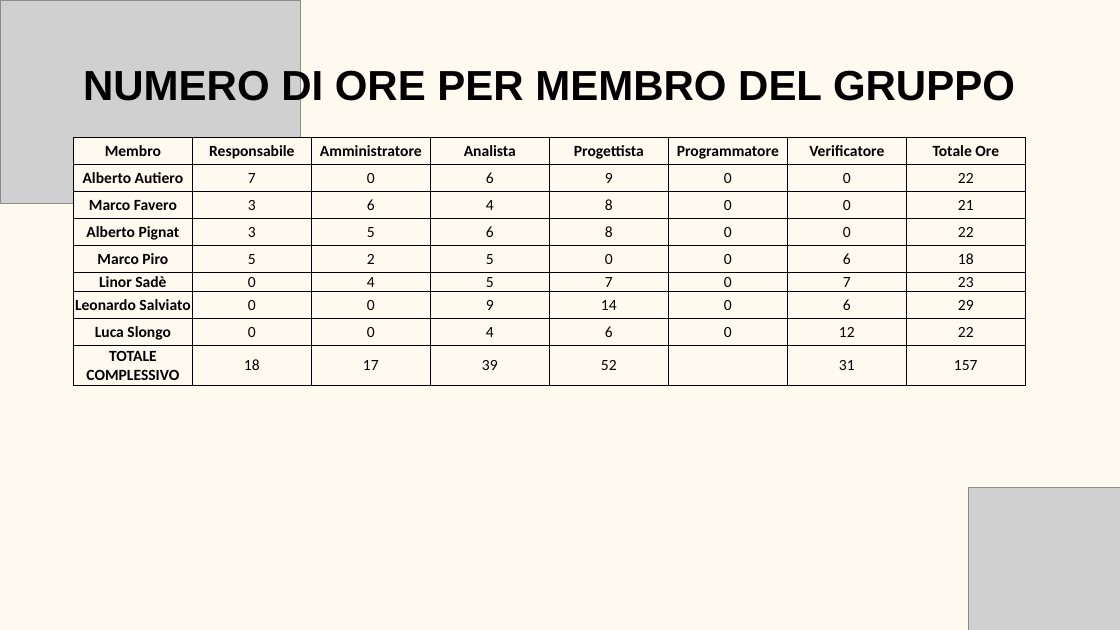
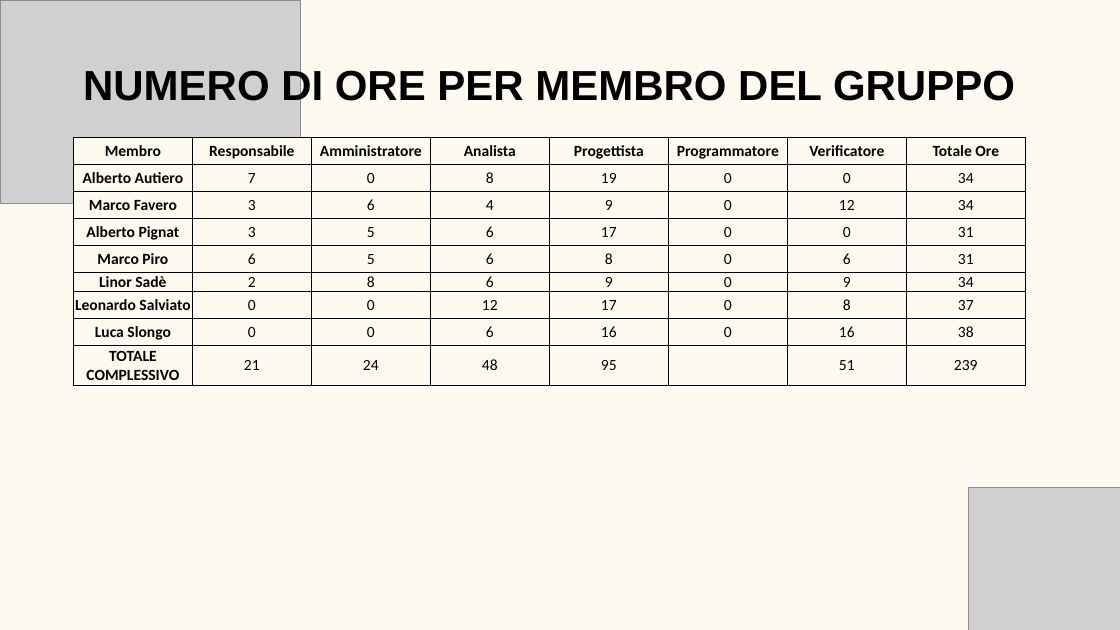
Before and after one commit to BugBustersUnipd/DocumentazioneSWE, a slide deck: slide 10 of RTB/PRESENTAZIONE RTB/Presentazione RTB.pptx. Drawn at 1120x630 pixels with LibreOffice and Linux fonts; fonts in the diff are those of the drawing; grey boxes stand for pictures. Boxes give left, top, right and bottom in pixels: in the first picture for what was removed or moved away, otherwise in the second. Text is boxed around its words. In the diff, an @@ line names an element or a change of style, - is before the commit and + after.

```diff
--- a/RTB/PRESENTAZIONE RTB/Presentazione RTB.pptx
+++ b/RTB/PRESENTAZIONE RTB/Presentazione RTB.pptx
@@ table at [73, 137, 1023, 385] @@
-row 2: Alberto Autiero | 7 | 0 | 6 | 9 | 0 | 0 | 22
+row 2: Alberto Autiero | 7 | 0 | 8 | 19 | 0 | 0 | 34
-row 3: Marco Favero | 3 | 6 | 4 | 8 | 0 | 0 | 21
+row 3: Marco Favero | 3 | 6 | 4 | 9 | 0 | 12 | 34
-row 4, column 5: 8
+row 4, column 5: 17
-row 4, column 8: 22
+row 4, column 8: 31
-row 5: Marco Piro | 5 | 2 | 5 | 0 | 0 | 6 | 18
+row 5: Marco Piro | 6 | 5 | 6 | 8 | 0 | 6 | 31
-row 6: Linor Sadè | 0 | 4 | 5 | 7 | 0 | 7 | 23
+row 6: Linor Sadè | 2 | 8 | 6 | 9 | 0 | 9 | 34
-row 7: Leonardo Salviato | 0 | 0 | 9 | 14 | 0 | 6 | 29
+row 7: Leonardo Salviato | 0 | 0 | 12 | 17 | 0 | 8 | 37
-row 8: Luca Slongo | 0 | 0 | 4 | 6 | 0 | 12 | 22
+row 8: Luca Slongo | 0 | 0 | 6 | 16 | 0 | 16 | 38
-row 9: TOTALE COMPLESSIVO | 18 | 17 | 39 | 52 |  | 31 | 157
+row 9: TOTALE COMPLESSIVO | 21 | 24 | 48 | 95 |  | 51 | 239
```
Also in this commit, not shown: 1 other slide changed, 1 other file.
